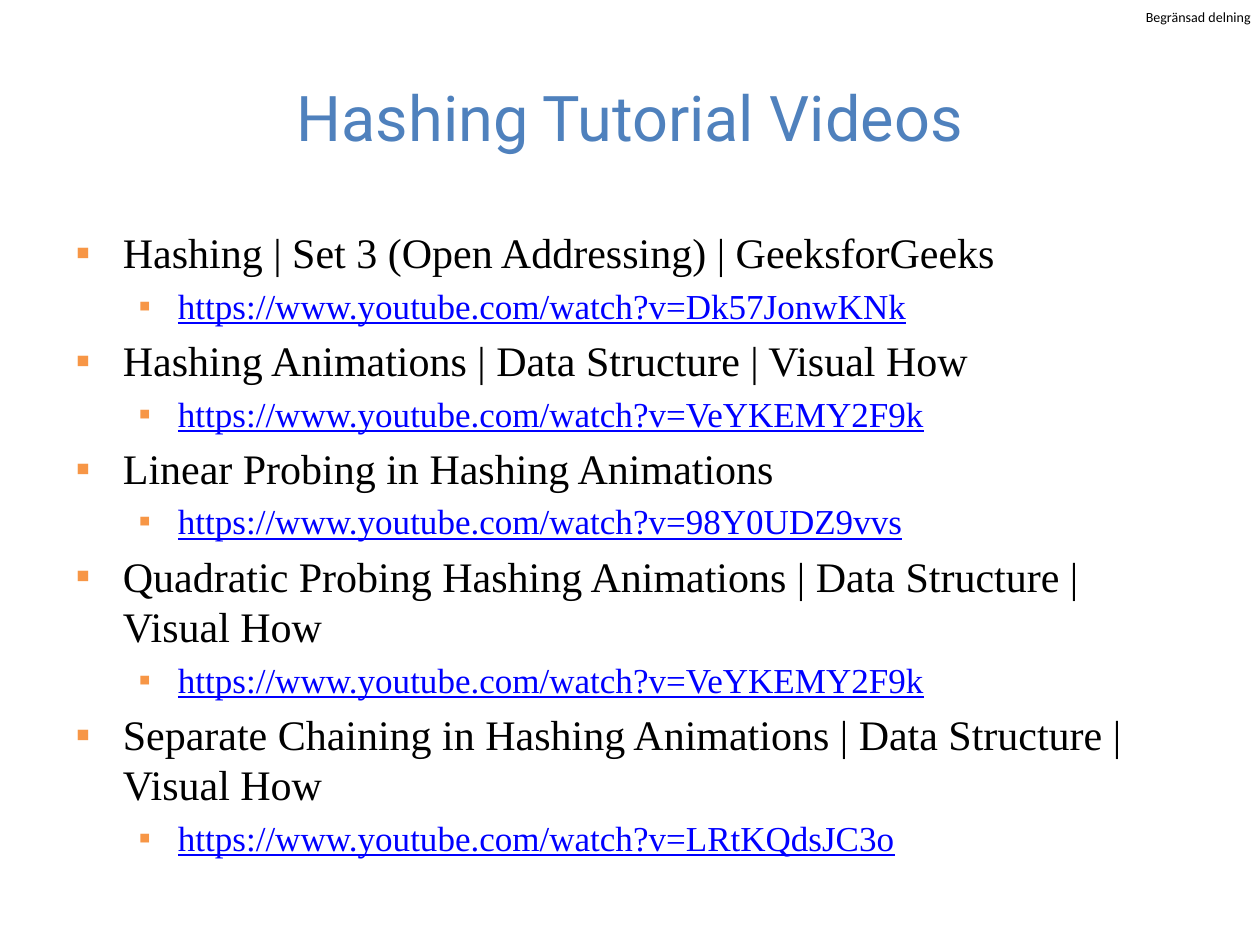
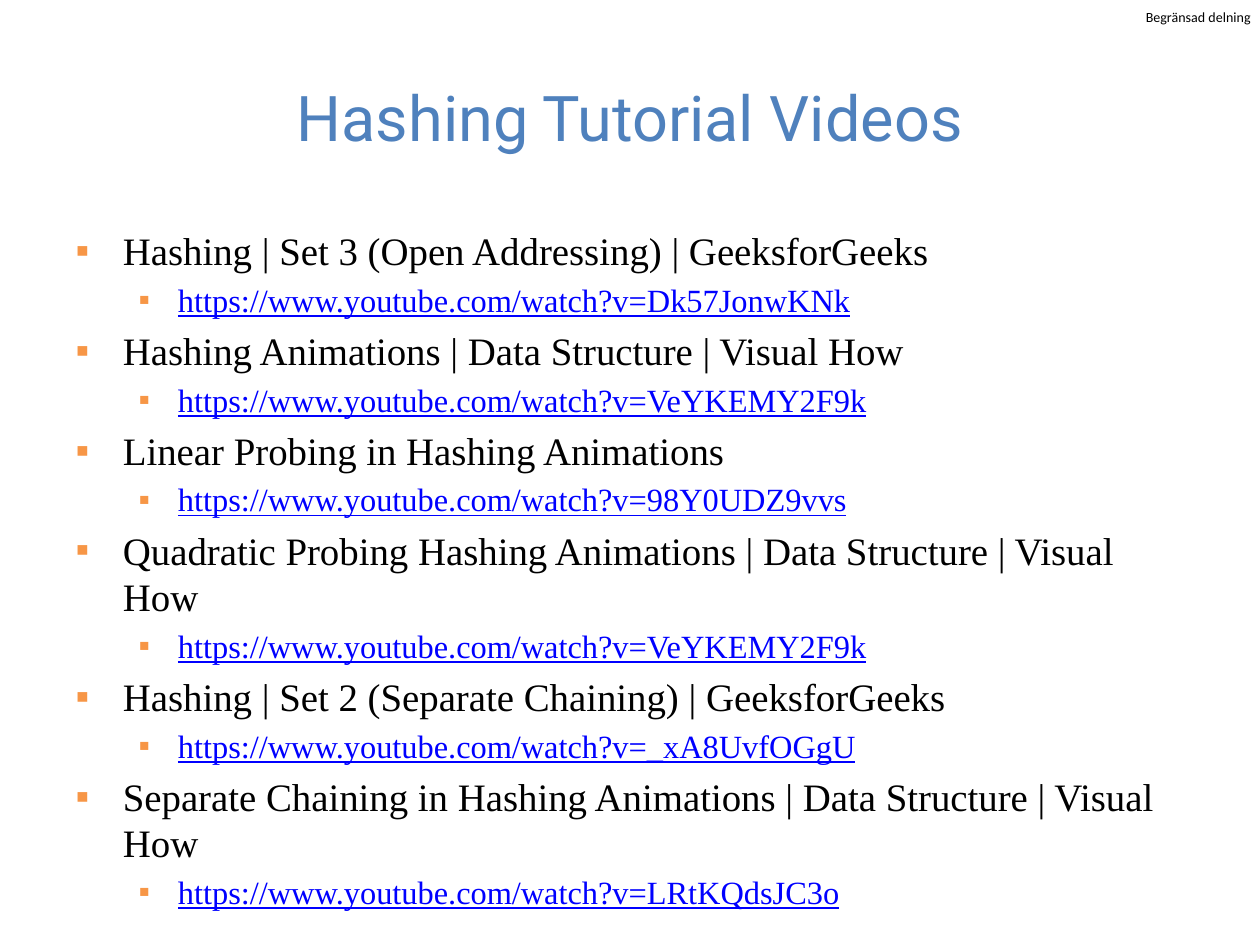
Before and after one commit to guhofstra/CSC111Fa25, a slide deck: slide 22 of PPTs/Lecture 7-hash table.pptx (slide 16 before the commit). Drawn at 1260x945 pixels with LibreOffice and Linux fonts; fonts in the diff are those of the drawing. Boxes give left, top, right and bottom in pixels: in the first picture for what was removed or moved away, otherwise in the second. Text is boxed around its words. In the diff, an @@ line names an element or a change of style, - is before the commit and + after.

```diff
--- a/PPTs/Lecture 7-hash table.pptx
+++ b/PPTs/Lecture 7-hash table.pptx
@@ text at bbox=[123, 237, 1153, 858]: size 24 to 22.2 pt in "Hashing | Set 3 (Open Addressing) | ...", "Hashing Animations | Data Structure | Visual ...", "Linear Probing in Hashing Animations", "Quadratic Probing Hashing Animations | Data Structure ..." and 1 more places; size 20 to 18.5 pt in "https://www.youtube.com/watch?v=Dk57JonwKNk", "https://www.youtube.com/watch?v=VeYKEMY2F9k", "https://www.youtube.com/watch?v=98Y0UDZ9vvs", "https://www.youtube.com/watch?v=VeYKEMY2F9k" and 1 more places @@
@@ text at bbox=[123, 683, 945, 764]: paragraphs added @@
+▪ Hashing | Set 2 (Separate Chaining) | GeeksforGeeks
+  ▪ https://www.youtube.com/watch?v=_xA8UvfOGgU
```
Also in this commit, not shown: 1 other slide changed, 1 other file.
